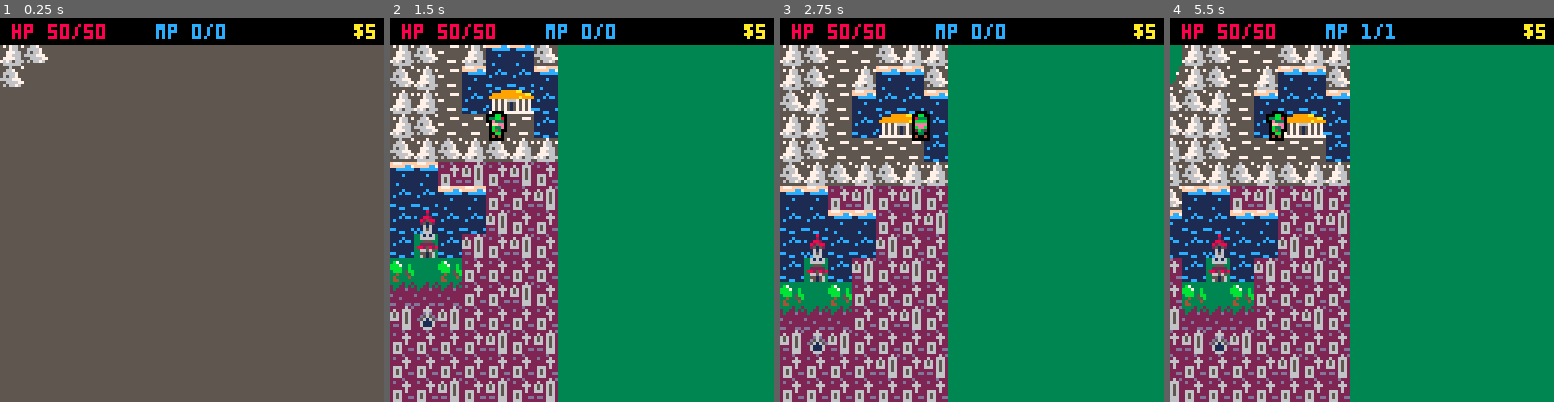
Above: before the commit, frames 1-4 (left to right).
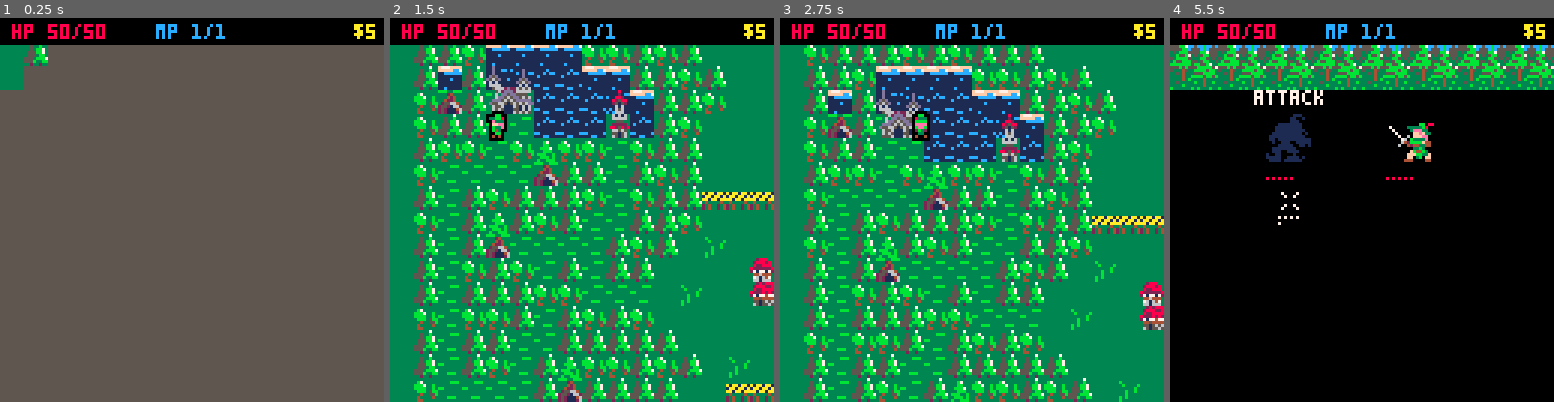
Above: after the commit, the same moments.

Repository: AddisonMink/pico8-rpg
Game: PICO-8 cartridge main.p8
Two runs of this game, one before a commit and one after it. Both use one fixed random seed, a clock stepped at 60 frames per second and the inputs below.
Inputs:
- Up to frame 1 (0.25 s): no input
- Up to frame 2 (1.5 s): tap X (X key) at 0.33, 1.07 s; tap O (Z key) at 0.7 s
- Up to frame 3 (2.75 s): hold Right 1.6-2.1 s; tap O (Z key) at 1.7, 2.1, 2.5 s; tap X (X key) at 1.85 s; hold Up 2.15-2.42 s; hold Right from 2.47 s (still down)
- Up to frame 4 (5.5 s): tap O (Z key) every 0.4 s from 2.9 to 5.3 s; tap X (X key) at 2.97, 4.08, 5.2 s; release Right at 3.03 s; hold Left 3.08-3.58 s; hold Down 3.63-3.97 s; hold Right 4.02-4.68 s; hold Up 4.73-5.03 s; hold Left from 5.08 s (still down)

The runs differ from the first frame. In frame 1, 1.2% of the frame differs, in the area x 0-59%, y 1-19%; in frame 2, 55%; in frame 3, 54%; in frame 4, 90%, in the area x 0-100%, y 7-100%.

Commit message:
fix scripted battle bug.

Diff:
--- a/battle.lua
+++ b/battle.lua
@@ -203,7 +203,7 @@
       if result == "attack" then
         player.state = "attack"
         player.t0 = time()
-        effects = { { t = "attack", target = enemy } }
+        effects = { { t = "attack", target = enemy, power = 50 } }
         acting = player
         t0, dur = time(), 0.3
         state = "exec"
--- a/game.lua
+++ b/game.lua
@@ -5,6 +5,8 @@
   local draw_trans_func2 = function() world:draw() end
   local next_state = "world"
   local t0 = time()
+  local scripted_battle_key = nil
+  local scripted_battle_func = nil
   local state = "transition"
   local me = {}
 
@@ -36,6 +38,8 @@
         transition(world, battle, "battle")
       elseif code == "scripted_battle" then
         battle = battle_new(result.spawn())
+        scripted_battle_key = result.key
+        scripted_battle_func = result.func
         transition(world, battle, "scripted_battle")
       end
     elseif state == "dialogue" then
@@ -57,7 +61,8 @@
       local code, result = battle:update()
       if code == "win" then
         global.coins += result
-        world:remove_scripted_battle_tile(result.key)
+        world:remove_scripted_battle_tile(scripted_battle_key)
+        if scripted_battle_func then scripted_battle_func() end
         transition(battle, world, "world")
       elseif code == "lose" then
         respawn()
--- a/global_state.lua
+++ b/global_state.lua
@@ -5,10 +5,10 @@
     sprite_id = 128,
     hp = 50,
     max_hp = 50,
-    mp = 0,
-    max_mp = 0
+    mp = 1,
+    max_mp = 1
   },
-  spells = {},
+  spells = { dispel_spell},
   items = {},
   coins = 5,
 
--- a/world.lua
+++ b/world.lua
@@ -9,7 +9,7 @@
   -- #endregion
 
   -- #region state
-  local x, y = 29 * 8, 20 * 8
+  local x, y = 3 * 8, 8 * 8
   local camera_x, camera_y = x - 32, y - 32
   local moving = false
   local frames = side_frames
@@ -45,7 +45,12 @@
 
   local scripted_battle_tiles = {
     ["4,13"] = { spawn = dragon_new, key = "4,13" },
-    ["3,7"] = { spawn = dark_elf_new, key = "3,7" }
+    ["3,7"] = {
+      spawn = dark_elf_new, key = "3,7", func = function()
+        mset(2, 7, 11)
+        global.dark_elf_dead = true
+      end
+    }
   }
 
   local function tile_pos(x, y)
